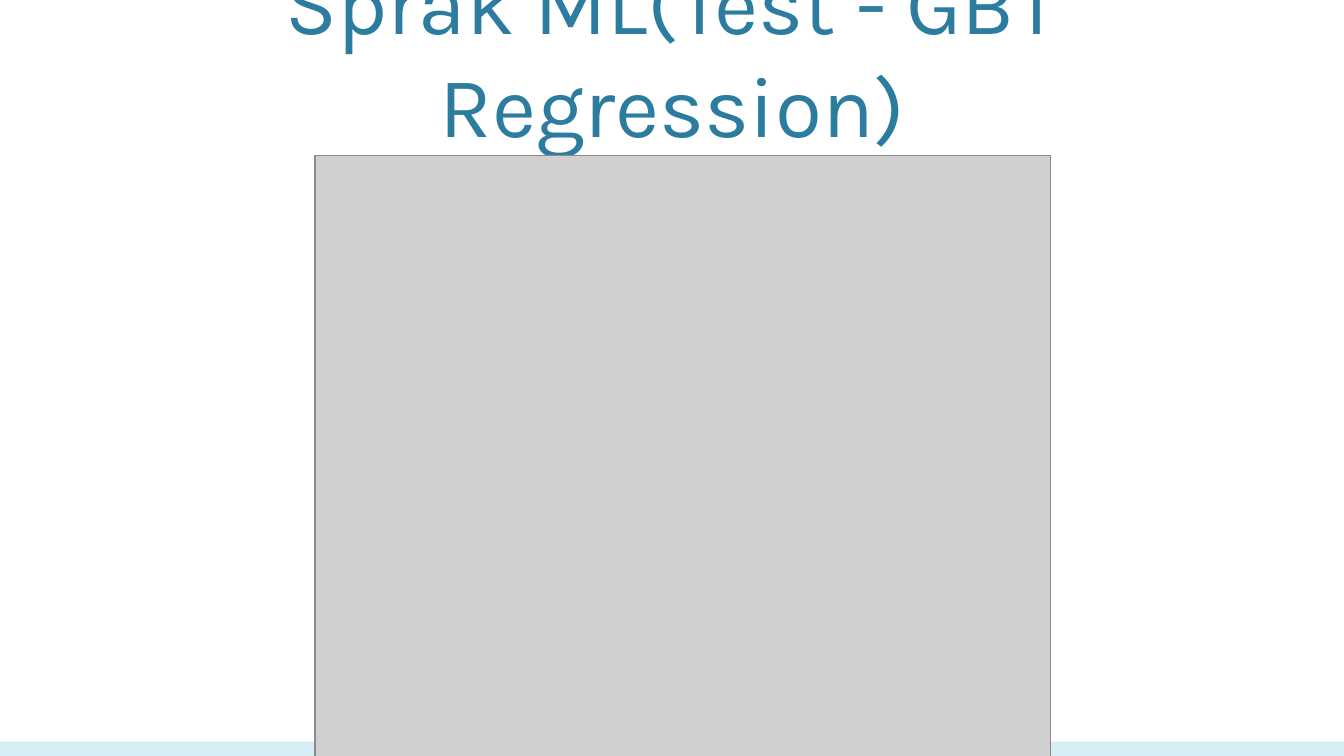
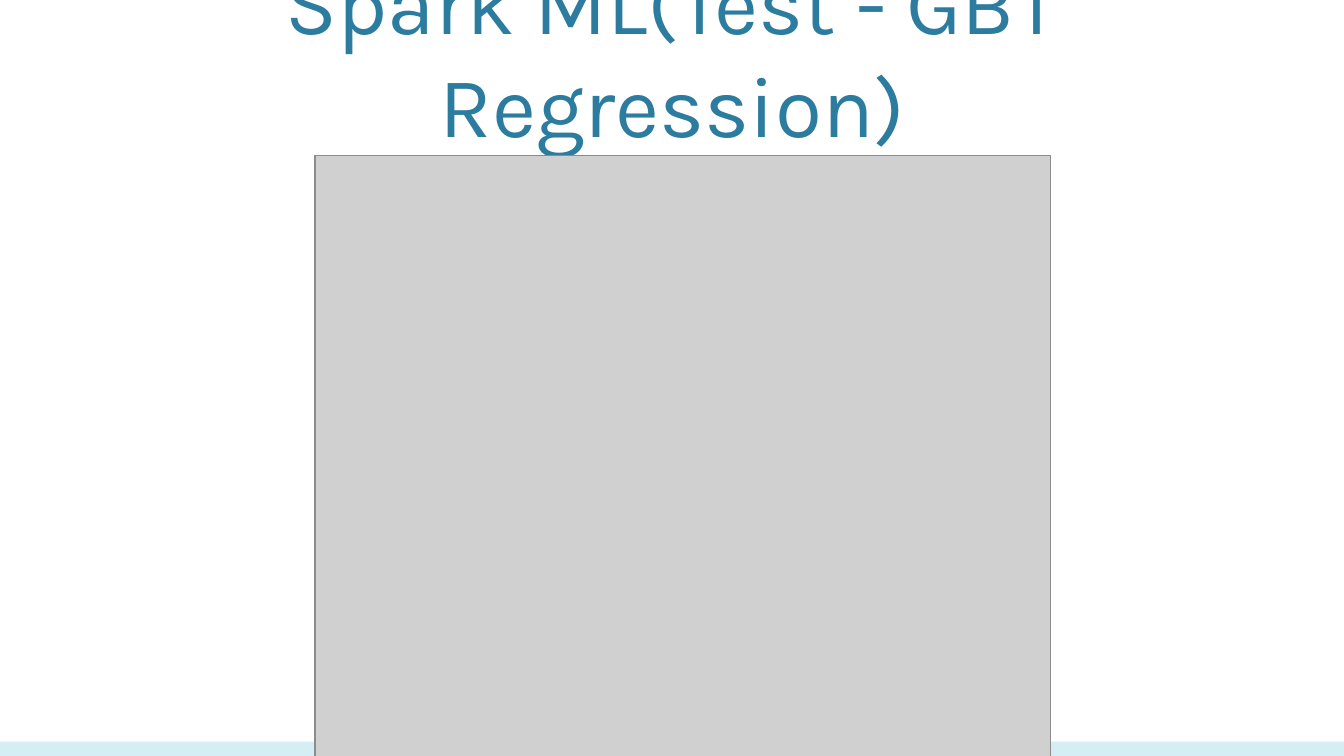
Before and after one commit to biranlicis/Movie-Box-Office-Machine-Learning, a slide deck: slide 23 of PPT CIS5560.pptx. Drawn at 1344x756 pixels with LibreOffice and Linux fonts; fonts in the diff are those of the drawing; grey boxes stand for pictures; background and template pictures are left out. Boxes give left, top, right and bottom in pixels: in the first picture for what was removed or moved away, otherwise in the second. Text is boxed around its words. In the diff, an @@ line names an element or a change of style, - is before the commit and + after.

```diff
--- a/PPT CIS5560.pptx
+++ b/PPT CIS5560.pptx
@@ title at <box>286,0,1058,158</box>: text changed @@
-Sprak ML(Test - GBT Regression)
+Spark ML(Test - GBT Regression)
```
Also in this commit, not shown: 17 other slides changed, 4 slides removed.
